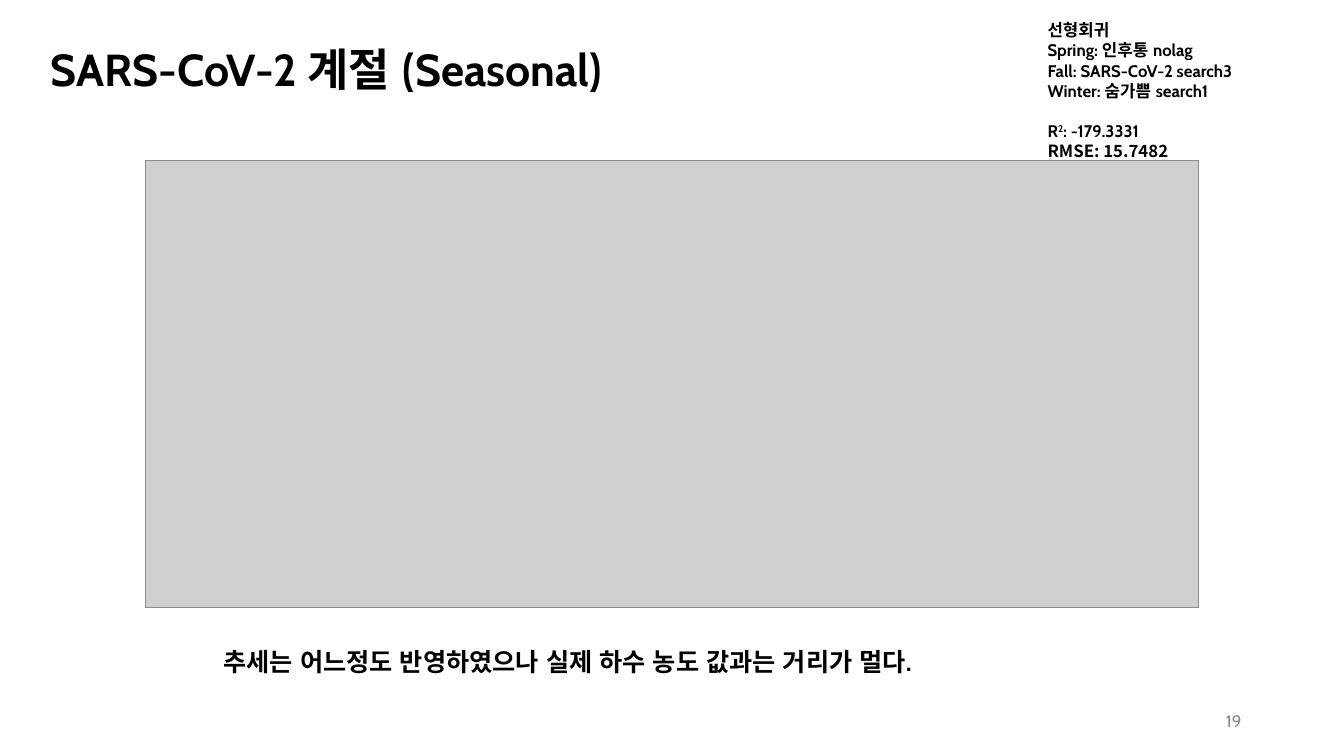
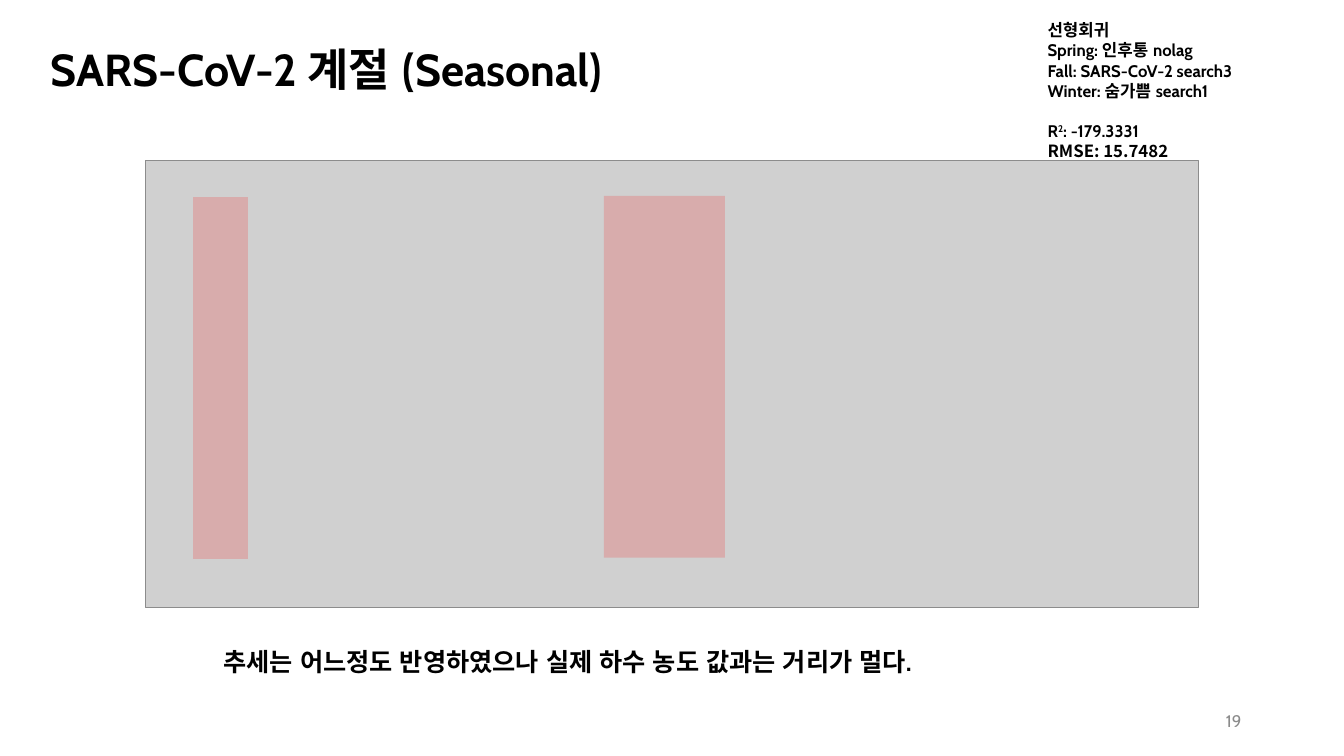
Before and after one commit to sjnkang/EpiSearch, a slide deck: slide 19 of meeting/2026-09-22.pptx. Drawn at 1344x756 pixels with LibreOffice and Linux fonts; fonts in the diff are those of the drawing; grey boxes stand for pictures. Boxes give left, top, right and bottom in pixels: in the first picture for what was removed or moved away, otherwise in the second. Text is boxed around its words. In the diff, an @@ line names an element or a change of style, - is before the commit and + after.

```diff
--- a/meeting/2026-09-22.pptx
+++ b/meeting/2026-09-22.pptx
@@ rectangle added at [194, 197, 248, 559], fill #FF0909 at 18% opacity @@
@@ rectangle added at [604, 196, 725, 558], fill #FF0909 at 18% opacity @@
```
Also in this commit, not shown: 6 other slides changed, 3 slides added, 8 other files.
